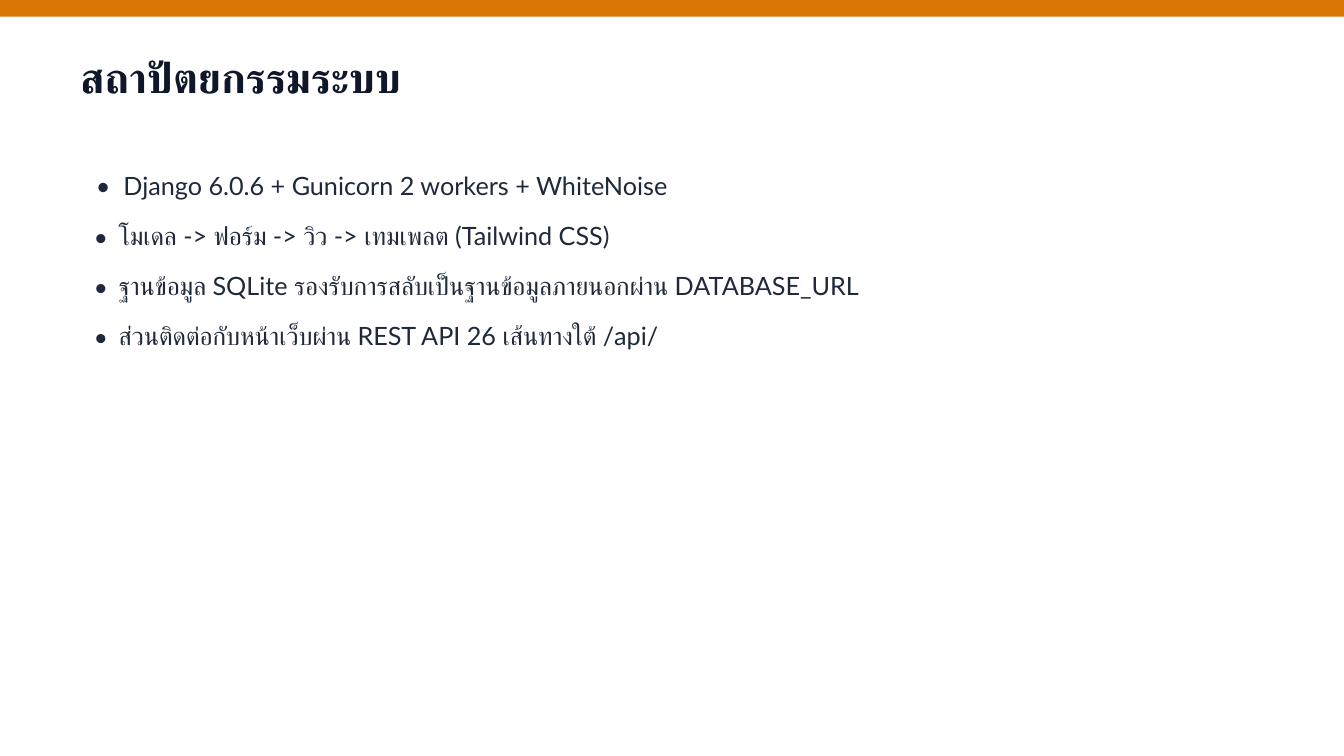
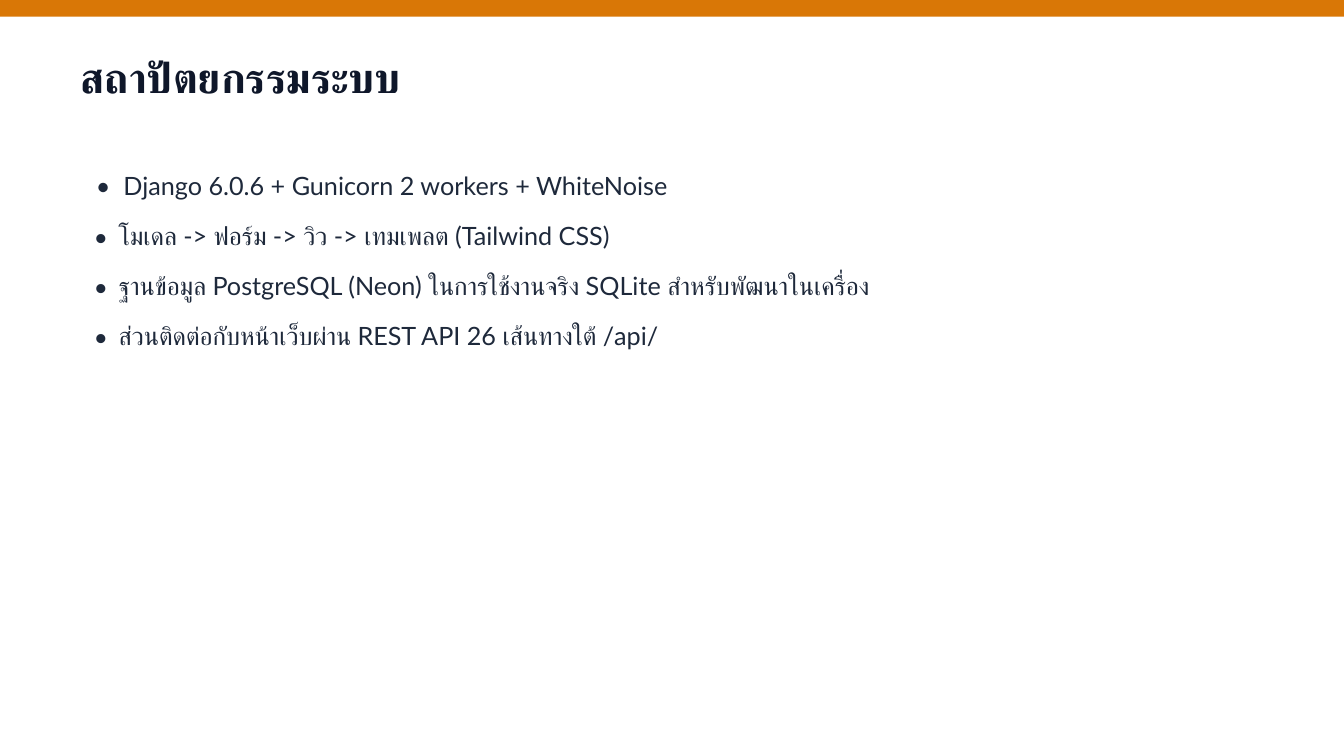
Before and after one commit to tlemtv098-dotcom/YumparkjureQRsong, a slide deck: slide 4 of deliverables/ไฟล์นำเสนอ.pptx. Drawn at 1344x756 pixels with LibreOffice and Linux fonts; fonts in the diff are those of the drawing. Boxes give left, top, right and bottom in pixels: in the first picture for what was removed or moved away, otherwise in the second. Text is boxed around its words. In the diff, an @@ line names an element or a change of style, - is before the commit and + after.

Commit message:
Update documents to match production: Neon, SECRET_KEY env, PDF export

```diff
--- a/deliverables/ไฟล์นำเสนอ.pptx
+++ b/deliverables/ไฟล์นำเสนอ.pptx
@@ text at [119, 276, 869, 302]: text changed @@
-• ฐานข้อมูล SQLite รองรับการสลับเป็นฐานข้อมูลภายนอกผ่าน DATABASE_URL
+• ฐานข้อมูล PostgreSQL (Neon) ในการใช้งานจริง SQLite สำหรับพัฒนาในเครื่อง
```
Also in this commit, not shown: 1 other slide changed, 4 other files.
